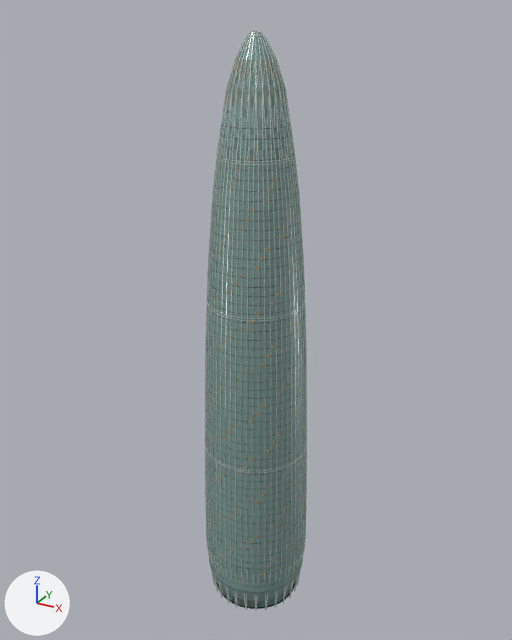
An edit to the glTF model landmarks/assets/china-resources.glb, drawn before and after from the same camera.
Both versions are drawn from a 50 mm camera at (204.0, -371.0, 403.0) aimed at (-4.0, 7.0, 214.0). The lights are fixed; the arrows at lower left show +X, +Y and +Z. The picture after the commit comes second.

Before the edit, the objects in view are built like this:
```python
mat_glass = principled_material('glass')
mat_glass.base_color = (0.212, 0.342, 0.319)  # greyish cyan #7f9e99
mat_glass.metallic = 0.08
mat_glass.roughness = 0.48
me_crown_transition = bpy.data.meshes.new('Crown_transition')
me_crown_transition.from_pydata(...)  # 448 vertices, 672 faces; spans x -23.3..23.3, y -23.3..23.3, z 323.5..361.9
me_crown_transition.materials.append(mat_metal)  # white #e6eeea
me_external_columns = bpy.data.meshes.new('External_columns')
me_external_columns.from_pydata(...)  # 3136 vertices, 4704 faces; spans x -37.0..37.0, y -37.0..37.0, z 38.0..324.0
me_external_columns.materials.append(mat_metal)  # white #e6eeea
me_tower_envelope = bpy.data.meshes.new('Tower_envelope')
me_tower_envelope.from_pydata(...)  # 4561 vertices, 8250 faces; spans x -37.0..37.0, y -37.0..37.0, z 9.0..392.0
me_tower_envelope.materials.append(mat_glass)  # greyish cyan #7f9e99
ob_crown_transition = bpy.data.objects.new('Crown_transition', me_crown_transition)
ob_crown_transition.location = (0.0, 0.0, 0.0)
ob_external_columns = bpy.data.objects.new('External_columns', me_external_columns)
ob_external_columns.location = (0.0, 0.0, 0.0)
ob_tower_envelope = bpy.data.objects.new('Tower_envelope', me_tower_envelope)
ob_tower_envelope.location = (0.0, 0.0, 0.0)
# also in view: 'Crown_ribs' at (0.0, 0.0, 377.0); 'Floor_joints' at (0.0, 0.0, 181.0); 'Night_windows' at (0.0, 0.0, 185.0); 'Crown_facets' at (0.0, 0.0, 358.0)
```
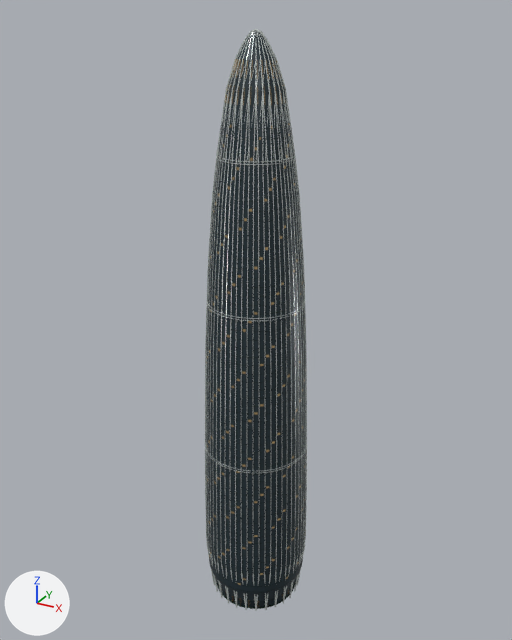
Pixel boxes [x1, y1, x2, y2] of what changed, in the pictures (512 x 640 px):
'Tower_envelope', recoloured (darker): [206, 31, 306, 601] in both

The change, as a diff of the scene's bpy script:
```diff
--- a/landmarks/assets/china-resources.glb.py
+++ b/landmarks/assets/china-resources.glb.py
@@ mat_glass @@
 mat_glass = principled_material('glass')
-mat_glass.base_color = (0.212, 0.342, 0.319)  # greyish cyan #7f9e99
+mat_glass.base_color = (0.0176, 0.0343, 0.0452)  # dark blue #24343c
 mat_glass.metallic = 0.08
```
